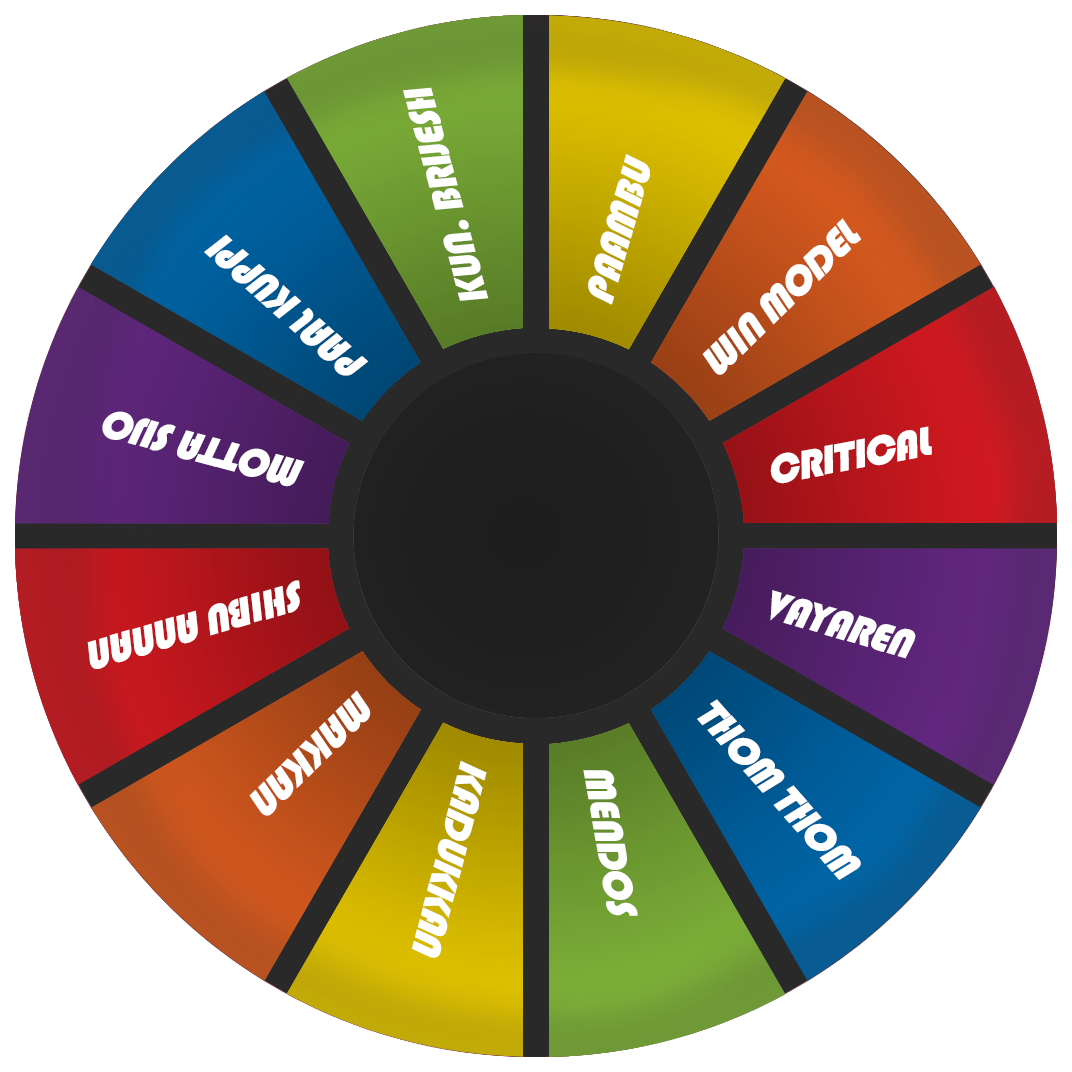
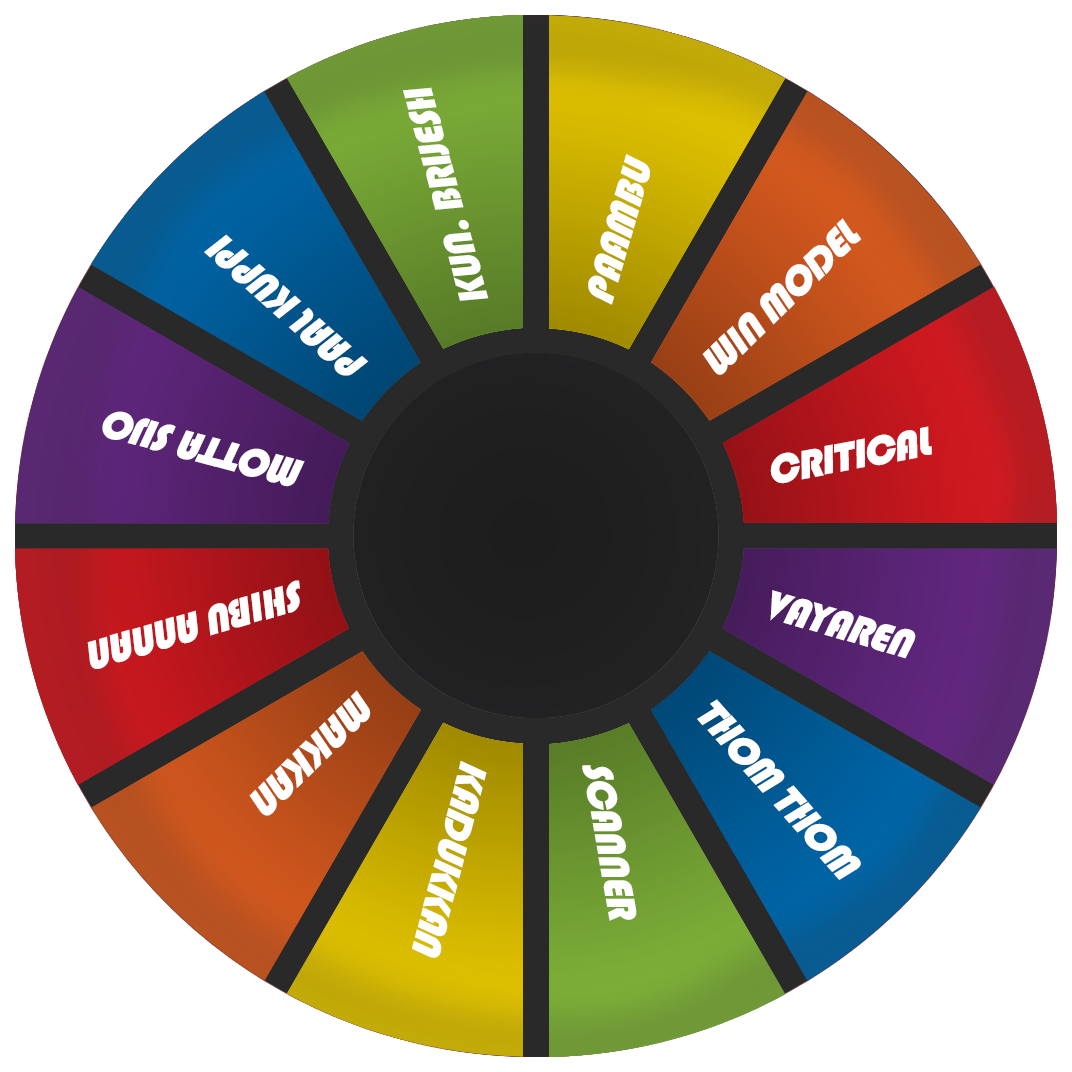
Two versions of the same layered image (1072 × 1072). Layer-by-layer changes:
renamed "mendos" to "scanner", painted on it over [582, 765, 638, 921]
